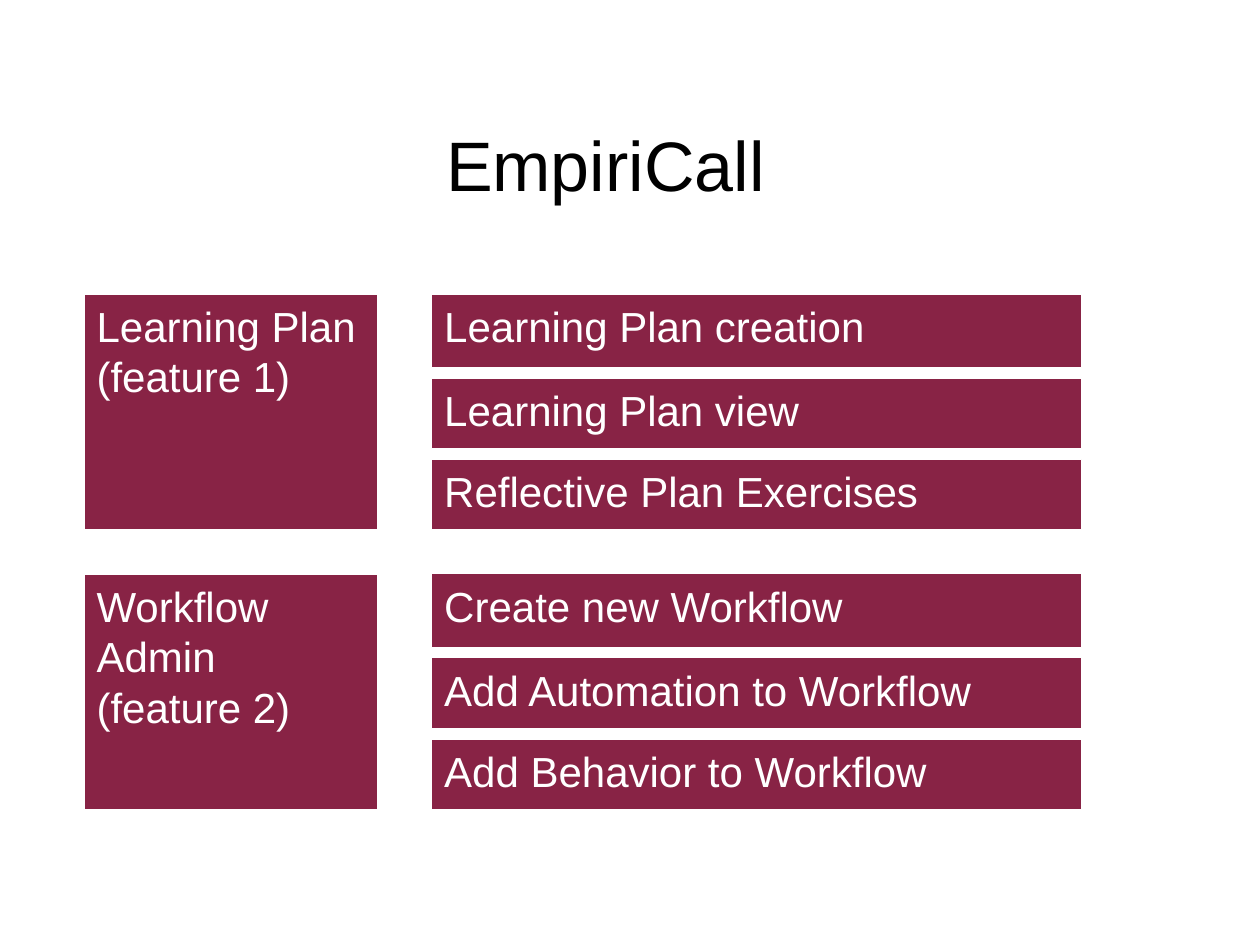
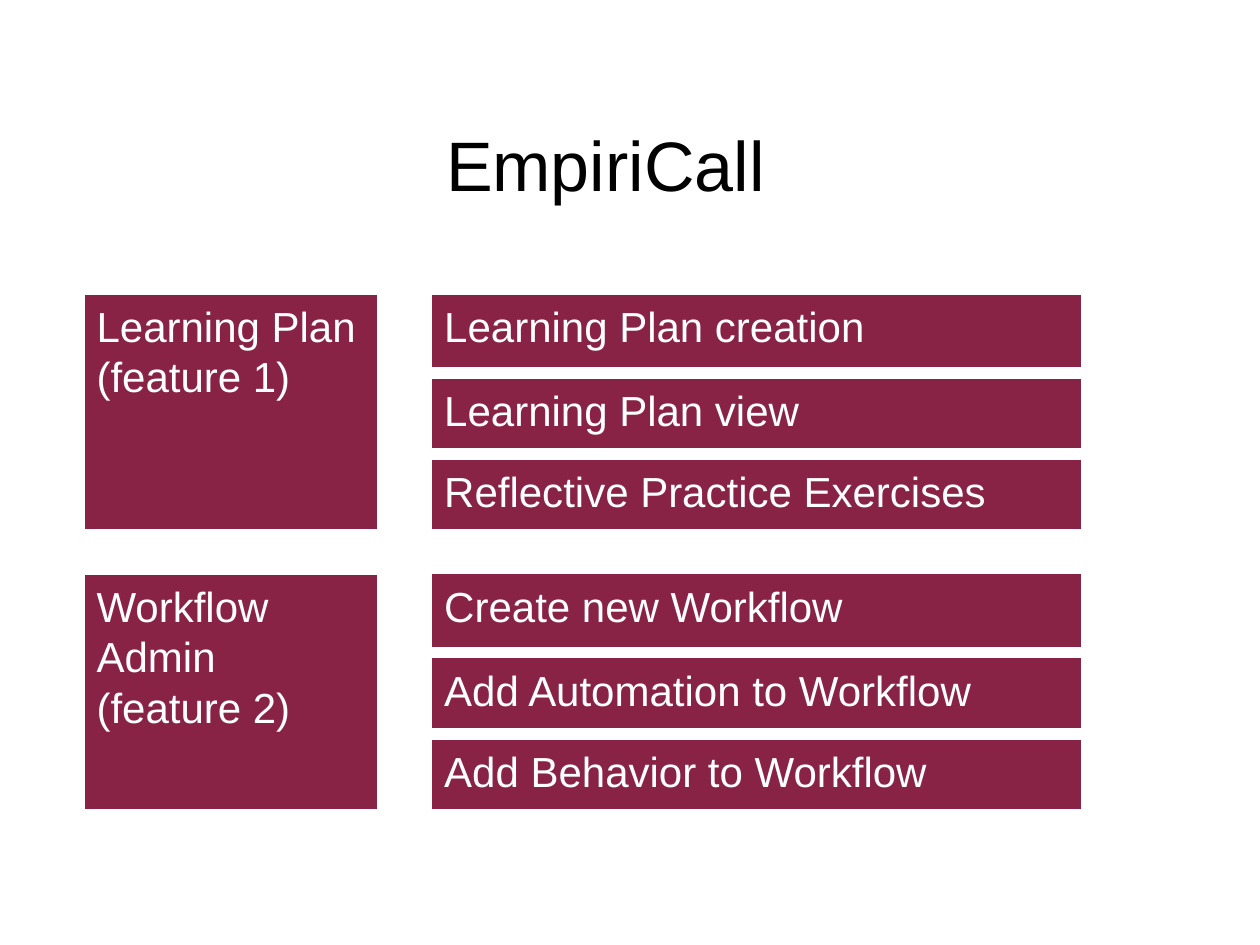
Before and after one commit to mgroves/RabbitEasyNetQ, a slide deck: slide 16 of slides.pptx (slide 15 before the commit). Drawn at 1260x945 pixels with LibreOffice and Linux fonts; fonts in the diff are those of the drawing; background and template pictures are left out. Boxes give left, top, right and bottom in pixels: in the first picture for what was removed or moved away, otherwise in the second. Text is boxed around its words. In the diff, an @@ line names an element or a change of style, - is before the commit and + after.

Commit message:
slide and code tweaks resulting from practice dry run

```diff
--- a/slides.pptx
+++ b/slides.pptx
@@ text in rectangle at bbox=[444, 476, 986, 508]: text changed @@
-Reflective Plan Exercises
+Reflective Practice Exercises
```
Also in this commit, not shown: 1 slide added, 5 other files.
